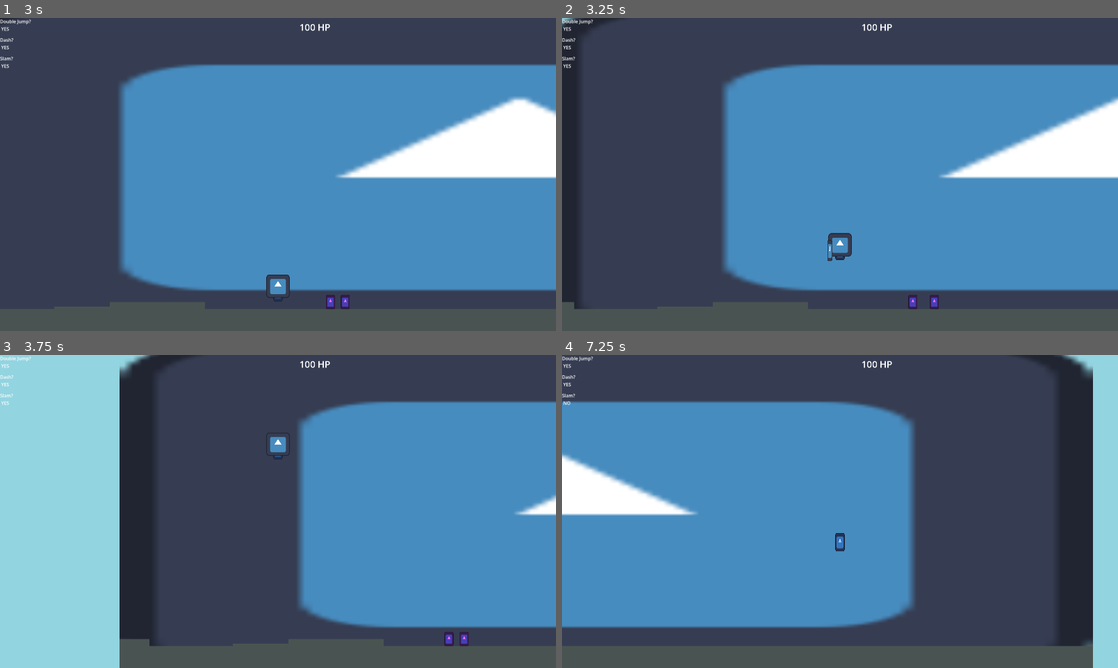
Above: before the commit, frames 1-4 (two rows, left to right).
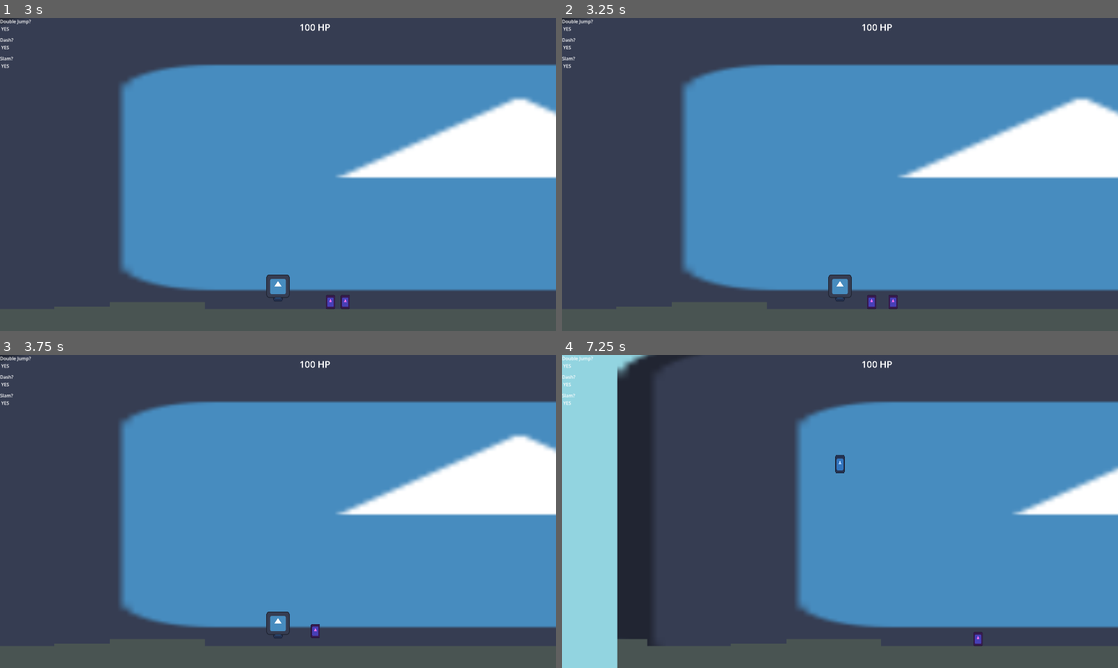
Above: after the commit, the same moments.

Repository: HeroHunterIguess/untitled-wip-game
Game: Godot game, scene res://scenes/worlds/main_world.tscn
The game is run twice, just before and just after one commit, with the same random seed, the same clock (stepped at 60 frames per second) and the same inputs. The engine's default icon, where the game draws it, is replaced by a stand-in: a white triangle on a blue panel in a dark square.
Inputs (mouse positions are in pixels of both pictures, inside the frame that each line leads up to):
- Up to frame 1 (3 s): move the mouse to (400, 158) at 0.52 s; hold D (right) 0.53-2.03 s; tap F (ground_slam) at 0.6, 2.3 s; tap Space (double jump) at 0.77, 1.07, 1.52, 1.55, 1.82, 2.1 s; click (400, 158) at 0.8 s; move the mouse to (166, 190) at 1.27 s; click (166, 190) at 1.35 s; move the mouse to (333, 105) at 2.02 s; hold A (left) 2.03-2.78 s; move the mouse to (250, 237) at 2.77 s; hold D (right) from 2.78 s (still down); tap E (air_freeze) at 2.85 s
- Up to frame 2 (3.25 s): keep holding D (right); tap Space (double jump) at 3.02 s; click (812, 237) at 3.05 s
- Up to frame 3 (3.75 s): keep holding D (right); tap Space (double jump) at 3.32 s; move the mouse to (444, 558) at 3.52 s; tap Shift (dash) at 3.6 s
- Up to frame 4 (7.25 s): tap Space (double jump) at 3.77, 3.8, 4.07, 4.52, 4.82, 6.02, 6.05, 6.32, 6.77, 7.07 s; move the mouse to (673, 464) at 4.27 s; release D (right) at 4.28 s; hold A (left) 4.28-5.03 s; right-click (673, 464) at 4.35 s; tap F (ground_slam) at 4.55, 5.1, 6.6 s; move the mouse to (867, 511) at 5.02 s; hold D (right) 5.03-5.78 s; click (867, 511) at 5.3 s; move the mouse to (756, 433) at 5.77 s; hold A (left) from 5.78 s (still down); click (756, 433) at 5.85 s; move the mouse to (962, 495) at 6.52 s

Frame 1 is identical in both runs. In frame 2, 12% of the frame differs, in the area x 0-100%, y 0-93%; in frame 3, 53%; in frame 4, 66%, in the area x 0-100%, y 0-100%.

Commit message:
fix insane movement bug

Diff:
--- a/scripts/game/player.gd
+++ b/scripts/game/player.gd
@@ -81,11 +81,16 @@
 			await get_tree().create_timer(0.25).timeout
 			dashing = false
 
-		# double/triple jumping
-		if Input.is_action_just_pressed("double jump") && !slamming:
-			if !is_on_floor() && data.double_jumps > 0:
-				velocity.y = -JUMP_FORCE
-				data.double_jumps -= 1
+	# double/triple jumping
+	if Input.is_action_just_pressed("double jump") && !slamming:
+		if !is_on_floor() && data.double_jumps > 0:
+			velocity.y = -JUMP_FORCE
+			data.double_jumps -= 1
+
+		# if frozen then unfreeze
+		if frozen:
+			frozen = false
+			current_gravity = global.GRAVITY
 
 	# air freeze
 	if Input.is_action_just_pressed("air_freeze") && !is_on_floor() && data.can_freeze:
@@ -153,7 +158,7 @@
 		data.player_health = 100
 
 	# spawn melee attack
-	if Input.is_action_just_pressed("melee") && !is_attacking:
+	if Input.is_action_just_pressed("melee") && !is_attacking && !slamming:
 		var melee_attack = melee_preload.instantiate()
 		add_child(melee_attack)
 
@@ -188,9 +193,10 @@
 		slamming = false
 		data.slam_timer = SLAM_COOLDOWN
 
-		# reset ground slam instance
-		ground_slam.queue_free()
-		ground_slam = null
+		# reset ground slam instance if it exists
+		if ground_slam:
+			ground_slam.queue_free()
+			ground_slam = null
 
 	# spawn grenade
 	# GRENADE IS CURRENTLY BROKEN/UNFINISHED
